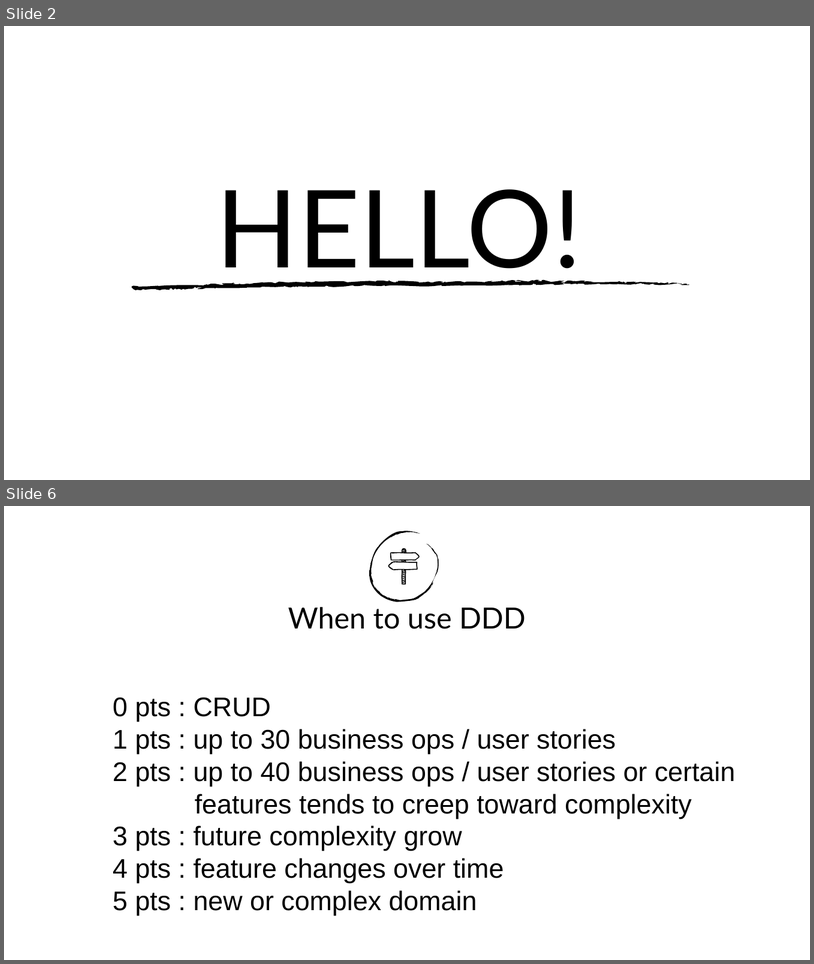
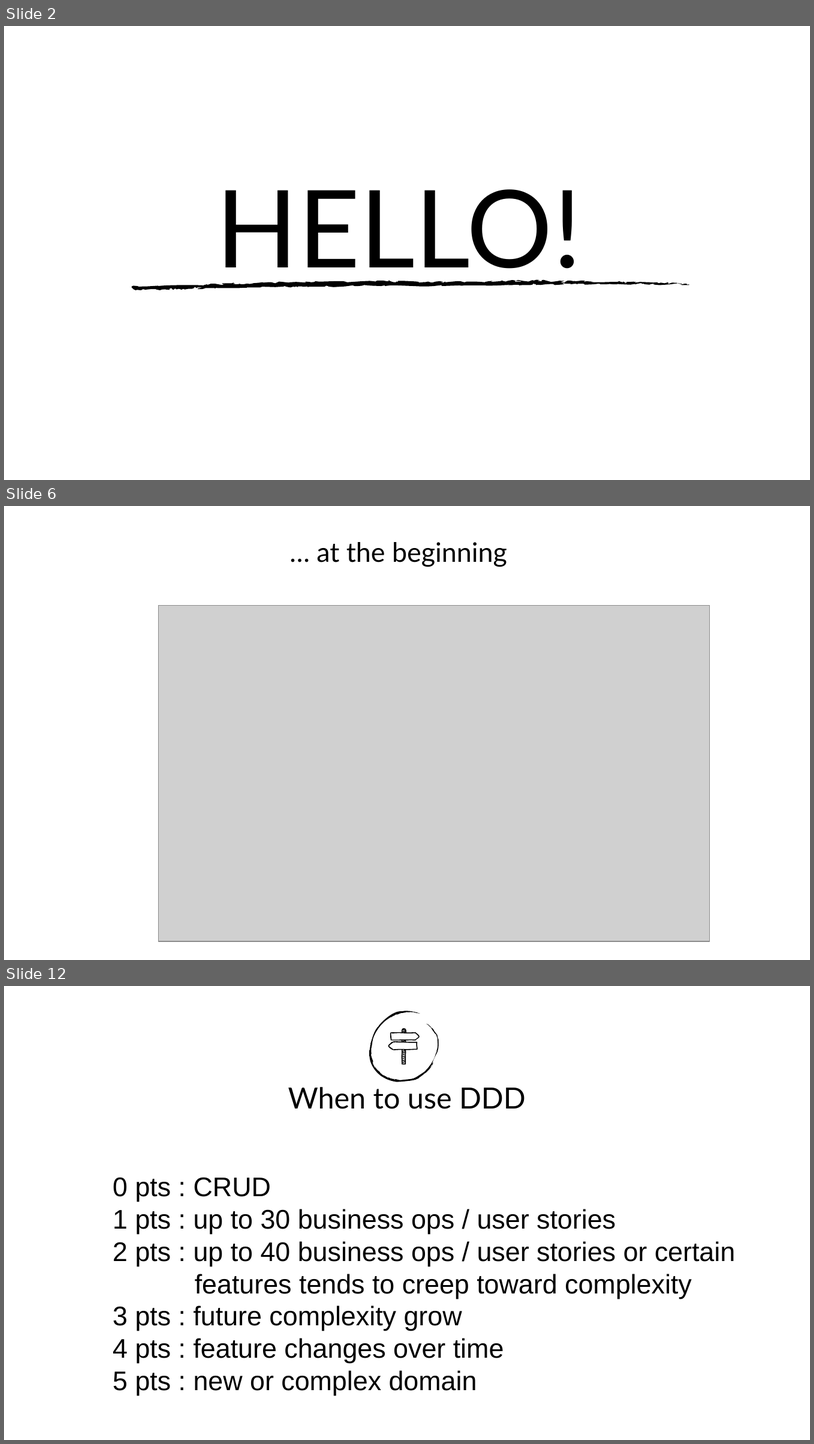
Before and after one commit to Elders/be-a-better-dev, a slide deck: Presentations/DomainDrivenDesign/DDD-Introduction.pptx. Shown one above the other, each under a label of ours: slides 2 and 6 before the commit, slides 2, 6 and 12 after it; the slides between them are not shown. The pictures are 814x964 and 814x1444 pixels, drawn with LibreOffice and Linux fonts; fonts in the diff are those of the drawing; grey boxes stand for pictures; background and template pictures are left out. Boxes give left, top, right and bottom in pixels: in the first picture for what was removed or moved away, otherwise in the second. Text is boxed around its words. In the diff, an @@ line names an element or a change of style, - is before the commit and + after.

```diff
--- a/Presentations/DomainDrivenDesign/DDD-Introduction.pptx
+++ b/Presentations/DomainDrivenDesign/DDD-Introduction.pptx
@@ slide 6 added at (x1=4, y1=506, x2=810, y2=960), background picture (left out) @@
@@ text added at (x1=317, y1=542, x2=507, y2=567), 24 pt, text #000000 @@
+… at the beginning
@@ picture added at (x1=159, y1=605, x2=710, y2=942) @@
@@ what was slide 6 is now slide 12 @@
```
Also in this commit, not shown: 3 slides changed, 5 other slides added, 3 other files.
